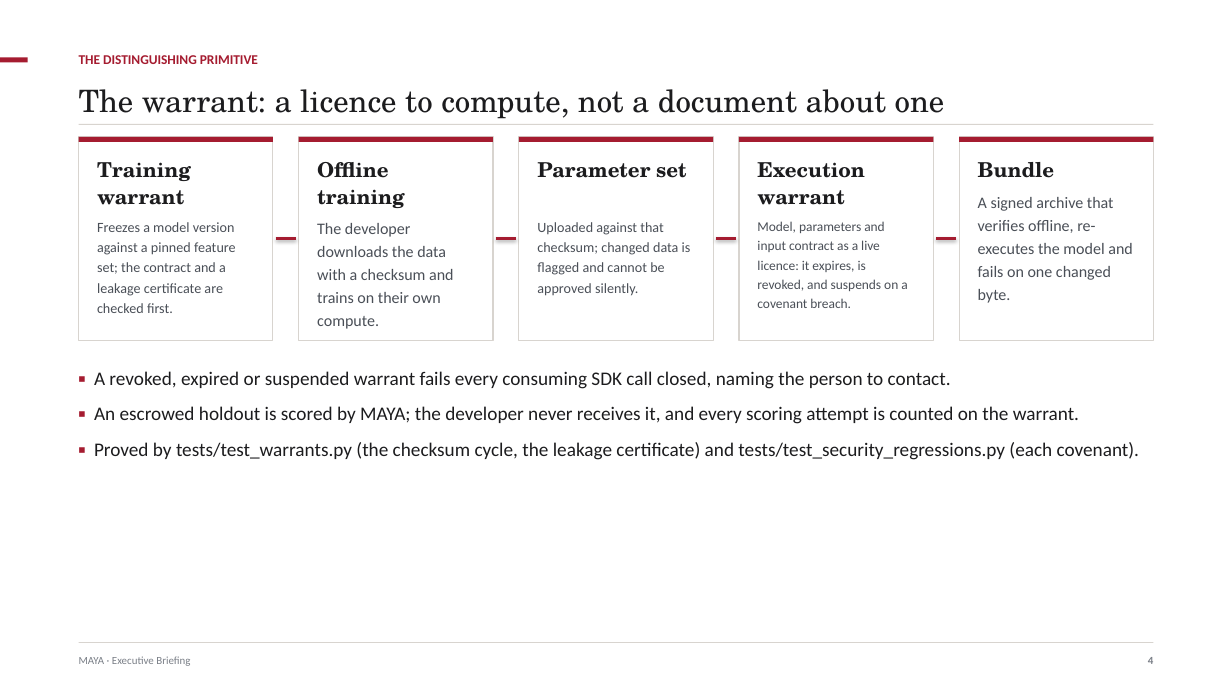
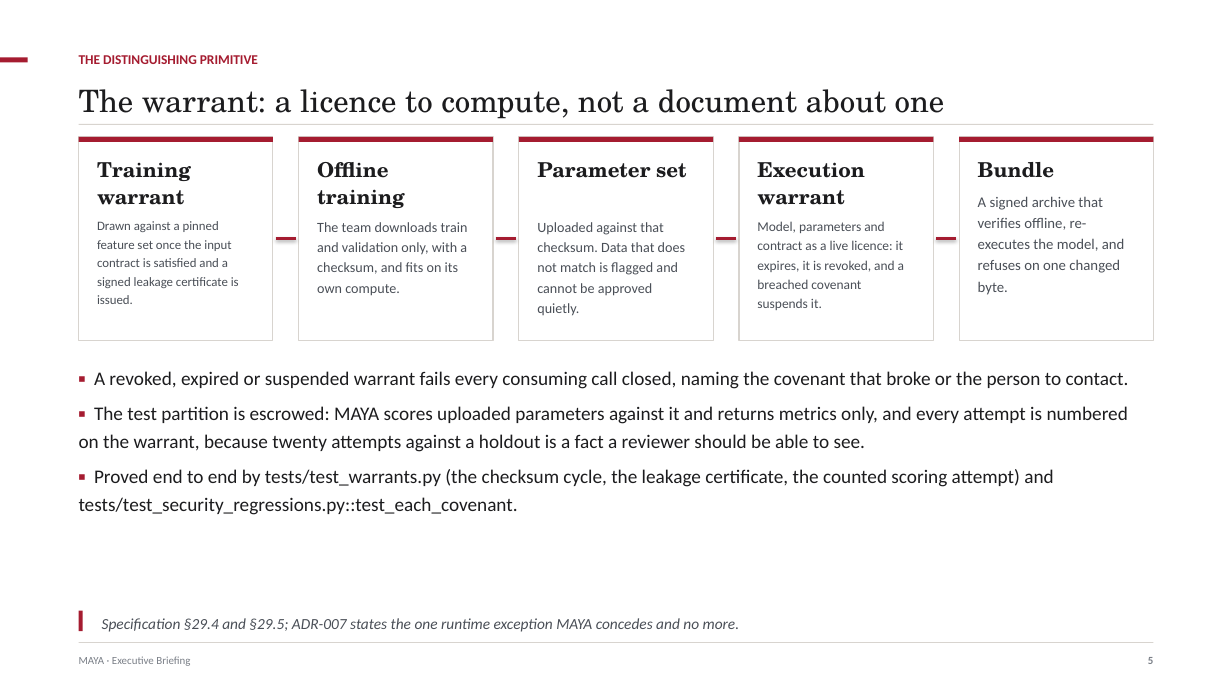
Before and after one commit to ajsinha/maya, a slide deck: slide 5 of docs/MAYA-Executive-Briefing.pptx (slide 4 before the commit). Drawn at 1232x693 pixels with LibreOffice and Linux fonts; fonts in the diff are those of the drawing. Boxes give left, top, right and bottom in pixels: in the first picture for what was removed or moved away, otherwise in the second. Text is boxed around its words. In the diff, an @@ line names an element or a change of style, - is before the commit and + after.

Commit message:
Three decks that tell the product, not the paper
The Concepts and Formalism deck walked the research paper and marked each
construction with what MAYA implements. That is commentary on a document,
not an account of a product: a reader who wanted to know what MAYA does
had to care first about what the paper claims. It is deleted, its module
with it, and the theory now lives only in the paper.

In its place MAYA-Capabilities: what the platform does, ending with one
model carried the whole way -- IFRS 9 expected credit loss, three members
and a combiner, the contract that could not see the combiner's own
parameters, the four places MAYA said no, and the finding the study
refused to flatter, that at portfolio level the allowance is 2.67 times
the loss. A worked example is what makes it a story rather than a list.

The other two are rewritten against the code rather than edited. What the
old decks had got wrong, and now say correctly: fifteen feature operators,
not twelve; six covenant kinds, not five; five rungs of the artifact
ladder gate and the sixth records a warning; MAYA evaluates the formula IR
in process and refuses a declared black box outright rather than scoring
it; fragments are chunked in rows, not bytes; seven capacity targets are
met and one is not met reliably; nine case studies are built, not eleven.
There is no committee primitive, so the slides say approval thresholds.

```diff
--- a/docs/MAYA-Executive-Briefing.pptx
+++ b/docs/MAYA-Executive-Briefing.pptx
@@ text at box(978, 196, 1125, 295): text changed; size 12.5 to 11.5 pt @@
-A signed archive that verifies offline, re-executes the model and fails on one changed byte.
+A signed archive that verifies offline, re-executes the model, and refuses on one changed byte.
@@ text at box(97, 221, 239, 304): text changed; size 11 to 10 pt @@
-Freezes a model version against a pinned feature set; the contract and a leakage certificate are checked first.
+Drawn against a pinned feature set once the input contract is satisfied and a signed leakage certificate is issued.
@@ text at box(317, 222, 468, 296): text changed; size 12.5 to 11 pt @@
-The developer downloads the data with a checksum and trains on their own compute.
+The team downloads train and validation only, with a checksum, and fits on its own compute.
@@ text at box(537, 222, 685, 316): text changed @@
-Uploaded against that checksum; changed data is flagged and cannot be approved silently.
+Uploaded against that checksum. Data that does not match is flagged and cannot be approved quietly.
@@ text at box(757, 221, 904, 310): text changed @@
-Model, parameters and input contract as a live licence: it expires, is revoked, and suspends on a covenant breach.
+Model, parameters and contract as a live licence: it expires, it is revoked, and a breached covenant suspends it.
@@ text at box(79, 371, 1129, 515): text changed @@
-▪ A revoked, expired or suspended warrant fails every consuming SDK call closed, naming the person to contact.
-▪ An escrowed holdout is scored by MAYA; the developer never receives it, and every scoring attempt is counted on the warrant.
-▪ Proved by tests/test_warrants.py (the checksum cycle, the leakage certificate) and tests/test_security_regressions.py (each covenant).
+▪ A revoked, expired or suspended warrant fails every consuming call closed, naming the covenant that broke or the person to contact.
+▪ The test partition is escrowed: MAYA scores uploaded parameters against it and returns metrics only, and every attempt is numbered on the warrant, because twenty attempts against a holdout is a fact a reviewer should be able to see.
+▪ Proved end to end by tests/test_warrants.py (the checksum cycle, the leakage certificate, the counted scoring attempt) and tests/test_security_regressions.py::test_each_covenant.
@@ rectangle added at box(79, 611, 82, 631), fill #A51C30 @@
@@ text added at box(102, 618, 740, 632), 12 pt, text #4A4F57, italic @@
+Specification §29.4 and §29.5; ADR-007 states the one runtime exception MAYA concedes and no more.
@@ text at box(1148, 657, 1154, 664): text changed @@
-4
+5
```
Also in this commit, not shown: 15 other slides changed, 2 slides added, 12 other files.
